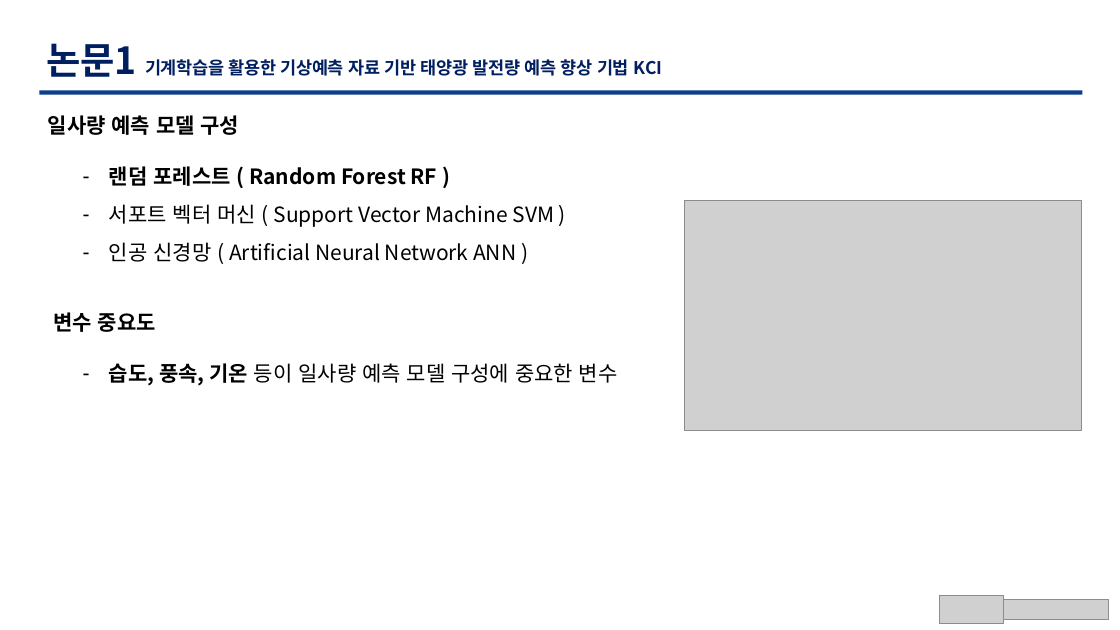
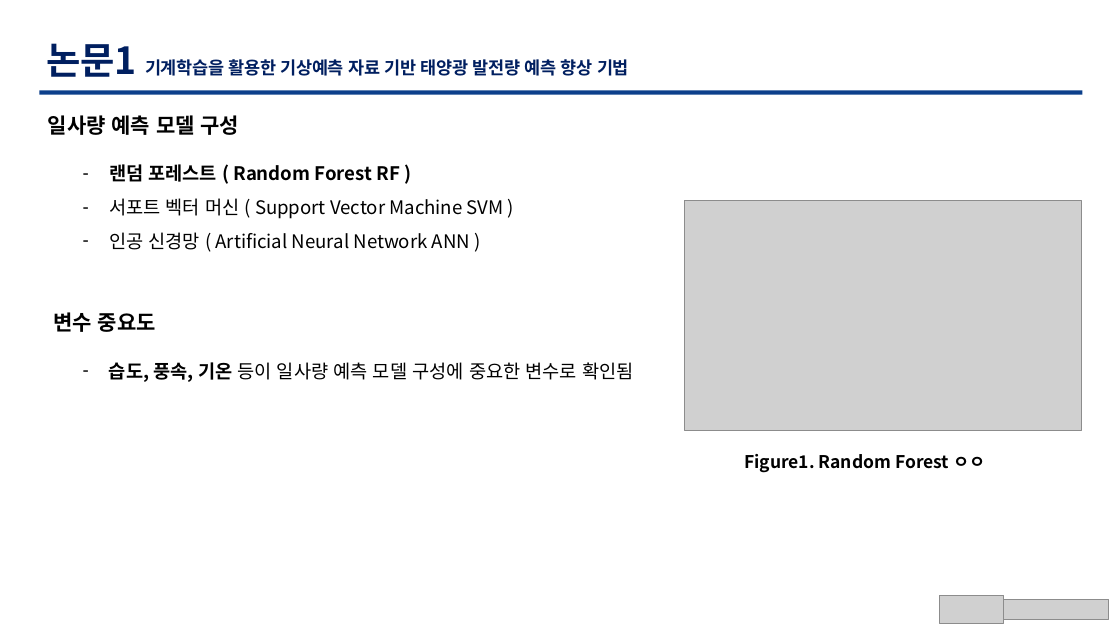
Before and after one commit to TaegyuHan/Solar_radiation_prediction_model, a slide deck: slide 8 of KICS_PT/[KICS] 동향 poster - 복사본.pptx. Drawn at 1120x630 pixels with LibreOffice and Linux fonts; fonts in the diff are those of the drawing; grey boxes stand for pictures. Boxes give left, top, right and bottom in pixels: in the first picture for what was removed or moved away, otherwise in the second. Text is boxed around its words. In the diff, an @@ line names an element or a change of style, - is before the commit and + after.

```diff
--- a/KICS_PT/[KICS] 동향 poster - 복사본.pptx
+++ b/KICS_PT/[KICS] 동향 poster - 복사본.pptx
@@ text at [46, 43, 629, 77]: text changed @@
-논문1 기계학습을 활용한 기상예측 자료 기반 태양광 발전량 예측 향상 기법 KCI
+논문1 기계학습을 활용한 기상예측 자료 기반 태양광 발전량 예측 향상 기법
@@ text "랜덤 포레스트 ( Random Forest ..." at [109, 164, 504, 250]: size 18 to 16 pt @@
@@ text at [109, 362, 633, 382]: text changed; size 18 to 16 pt @@
-– 습도, 풍속, 기온 등이 일사량 예측 모델 구성에 중요한 변수
+– 습도, 풍속, 기온 등이 일사량 예측 모델 구성에 중요한 변수로 확인됨
@@ text added at [744, 454, 985, 473], 15 pt, text #000000, bold @@
+Figure1. Random Forest ㅇㅇ
```
Also in this commit, not shown: 8 other slides changed, 2 other files.
